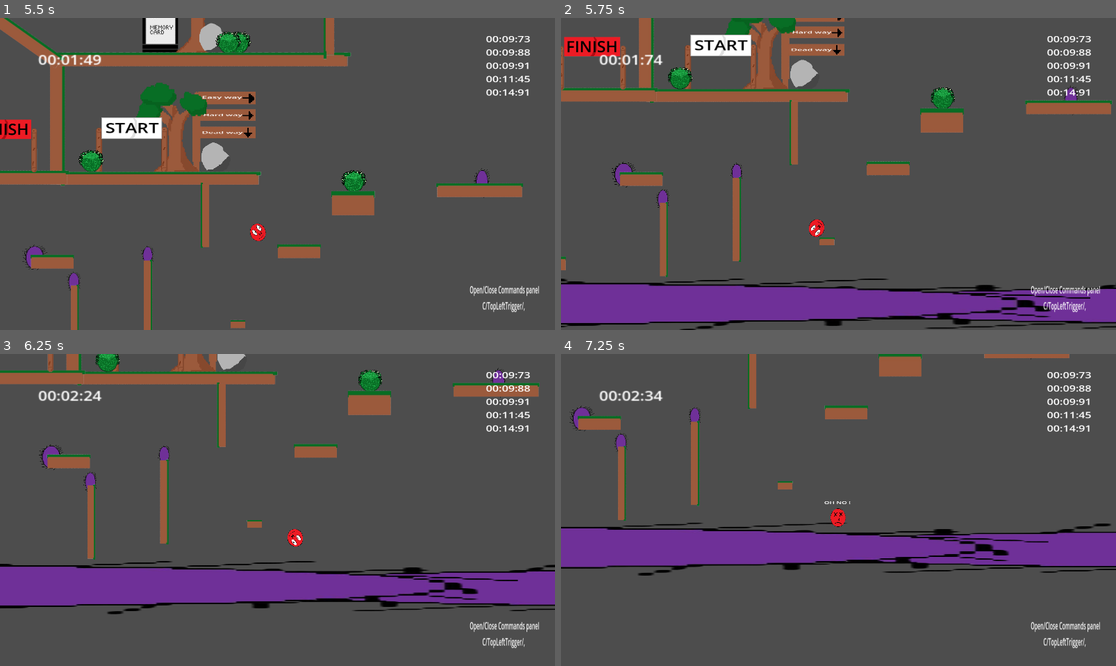
Above: before the commit, frames 1-4 (two rows, left to right).
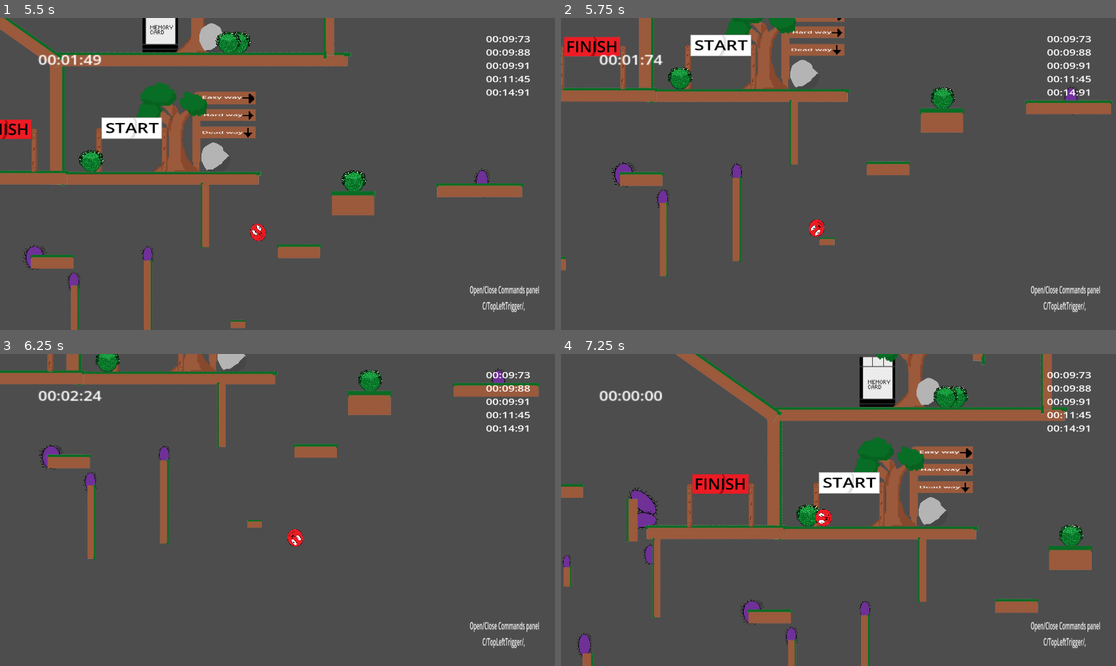
Above: after the commit, the same moments.

Repository: Mahnwe/TheBallThatWasUwU
Game: Godot game, scene res://Scenes/menu.tscn
Two runs of this game, one before a commit and one after it. Both use one fixed random seed, a clock stepped at 60 frames per second and the inputs below.
Inputs (mouse positions are in pixels of both pictures, inside the frame that each line leads up to):
- Up to frame 1 (5.5 s): click "Level 1" at 0.5 s; tap Enter at 1.25 s; move the mouse to (399, 158) at 1.27 s; hold D (move_right) 1.28-2.78 s; tap X (dash) at 1.35, 3.6 s; click (399, 158) at 1.42 s; tap Space (jump) at 1.52, 2.27, 3.77, 4.52, 5.27 s; move the mouse to (166, 189) at 2.02 s; tap F (next_level) at 2.1, 4.35 s; move the mouse to (333, 105) at 2.77 s; hold A (move_left) 2.78-3.53 s; tap C (open_commands) at 2.85, 5.1 s; move the mouse to (249, 236) at 3.52 s; hold D (move_right) 3.53-5.03 s; click (249, 236) at 3.67 s; tap E (restart_save) at 4.25 s; move the mouse to (444, 220) at 4.27 s; tap Tab (pause) at 4.9 s; tap R (restart_level) at 5 s; move the mouse to (111, 127) at 5.02 s; hold A (move_left) from 5.03 s (still down)
- Up to frame 2 (5.75 s): keep holding A (move_left)
- Up to frame 3 (6.25 s): move the mouse to (305, 510) at 5.77 s; release A (move_left) at 5.78 s; hold D (move_right) from 5.78 s (still down); tap X (dash) at 5.85 s; click (305, 510) at 5.92 s
- Up to frame 4 (7.25 s): move the mouse to (755, 432) at 6.52 s; release D (move_right) at 6.53 s; hold A (move_left) from 6.53 s (still down); tap F (next_level) at 6.6 s; tap Space (jump) at 6.77 s

Frame 1 is identical in both runs. In frame 2, 12% of the frame differs, in the area x 0-100%, y 83-100%; in frame 3, 12%; in frame 4, 29%, in the area x 0-100%, y 0-100%.

Commit message:
Create a game area scene to may be replace giant spike to delimitate the gaming zone

Diff:
--- /dev/null
+++ b/Scenes/game_area.tscn
@@ -0,0 +1,17 @@
+[gd_scene load_steps=3 format=3 uid="uid://6gv7f8sbn6x"]
+
+[ext_resource type="Script" path="res://Scripts/game_area.gd" id="1_vrq68"]
+
+[sub_resource type="RectangleShape2D" id="RectangleShape2D_1pwds"]
+size = Vector2(621, 362)
+
+[node name="GameArea" type="Node2D"]
+script = ExtResource("1_vrq68")
+
+[node name="Area2D" type="Area2D" parent="."]
+
+[node name="CollisionShape2D" type="CollisionShape2D" parent="Area2D"]
+position = Vector2(-0.5, 0)
+shape = SubResource("RectangleShape2D_1pwds")
+
+[connection signal="body_exited" from="Area2D" to="." method="_on_area_2d_body_exited"]
--- a/Scenes/level1.tscn
+++ b/Scenes/level1.tscn
@@ -1,6 +1,7 @@
-[gd_scene load_steps=18 format=3 uid="uid://dsf4rx4g4smam"]
+[gd_scene load_steps=19 format=3 uid="uid://dsf4rx4g4smam"]
 
 [ext_resource type="Script" path="res://Scripts/level1.gd" id="1_viwub"]
+[ext_resource type="PackedScene" uid="uid://6gv7f8sbn6x" path="res://Scenes/game_area.tscn" id="2_3iif7"]
 [ext_resource type="PackedScene" uid="uid://bbctegcfntwoe" path="res://Scenes/pause.tscn" id="2_6xvap"]
 [ext_resource type="PackedScene" uid="uid://csgwqsc62crjo" path="res://Scenes/start_area.tscn" id="2_es0mk"]
 [ext_resource type="PackedScene" uid="uid://c26rjdt07ubrq" path="res://Scenes/player.tscn" id="3_vhjlp"]
@@ -21,6 +22,10 @@
 [node name="Level1" type="Node2D"]
 script = ExtResource("1_viwub")
 
+[node name="GameArea" parent="." instance=ExtResource("2_3iif7")]
+position = Vector2(-924, -50)
+scale = Vector2(6, 5.84)
+
 [node name="Tree3" parent="." instance=ExtResource("14_shu8y")]
 position = Vector2(-1253, 371)
 
@@ -100,7 +105,7 @@
 scale = Vector2(0.72, 1)
 
 [node name="Spike3" parent="." instance=ExtResource("6_mp22g")]
-position = Vector2(1857, 915)
+position = Vector2(2001, 1283)
 rotation = 1.5708
 scale = Vector2(0.925257, 12.0947)
 
@@ -299,7 +304,7 @@
 scale = Vector2(0.400001, 0.359999)
 
 [node name="Spike24" parent="." instance=ExtResource("6_mp22g")]
-position = Vector2(-3424, 1062)
+position = Vector2(-3419, 1735)
 rotation = -1.5708
 scale = Vector2(1, 11.08)
 
@@ -515,6 +520,7 @@
 [node name="BigTree2" parent="." instance=ExtResource("16_d1jsb")]
 position = Vector2(488, -767)
 
+[connection signal="player_exited_game_area" from="GameArea" to="." method="_on_game_area_player_exited_game_area"]
 [connection signal="player_exited_start_area" from="StartArea" to="." method="_on_start_area_player_exited_start_area"]
 [connection signal="spike_hit" from="Spike" to="." method="_on_spike_spike_hit"]
 [connection signal="player_entered" from="SavePoint" to="." method="_on_save_point_player_entered"]
--- /dev/null
+++ b/Scripts/game_area.gd
@@ -0,0 +1,16 @@
+extends Node2D
+
+signal player_exited_game_area
+# Called when the node enters the scene tree for the first time.
+func _ready():
+	pass # Replace with function body.
+
+
+# Called every frame. 'delta' is the elapsed time since the previous frame.
+func _process(_delta):
+	pass
+
+
+func _on_area_2d_body_exited(body):
+	if body.name == "Player":
+		player_exited_game_area.emit()
--- a/Scripts/level1.gd
+++ b/Scripts/level1.gd
@@ -156,3 +156,14 @@
 func enable_bush_anim():
 	for member in get_tree().get_nodes_in_group("bushes"):
 			member.get_child(0).play()
+
+
+func _on_game_area_player_exited_game_area():
+	display_dead_sprite_and_pause_timer_until_respawn()
+	disable_bush_anim()
+	await get_tree().create_timer(0.5).timeout;
+	if save_position_x == start_position_x:
+		call_deferred("restart_scene")
+	else:
+		put_player_to_save_position_and_unpause_timer()
+		enable_bush_anim()
